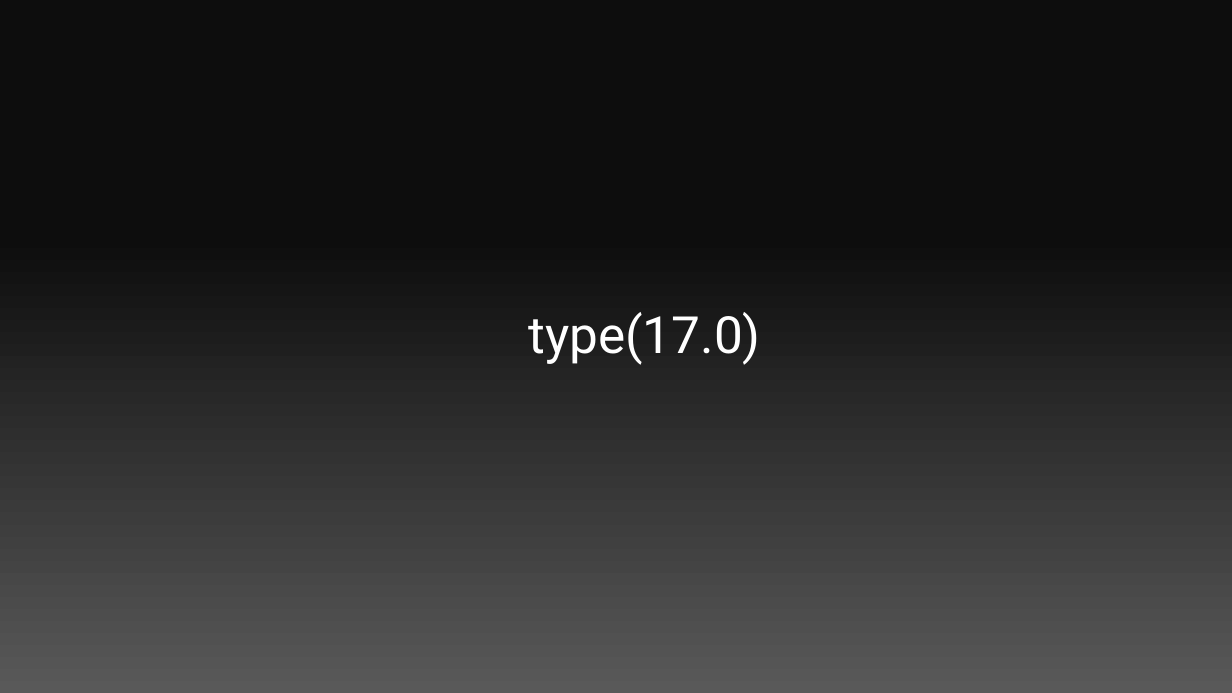
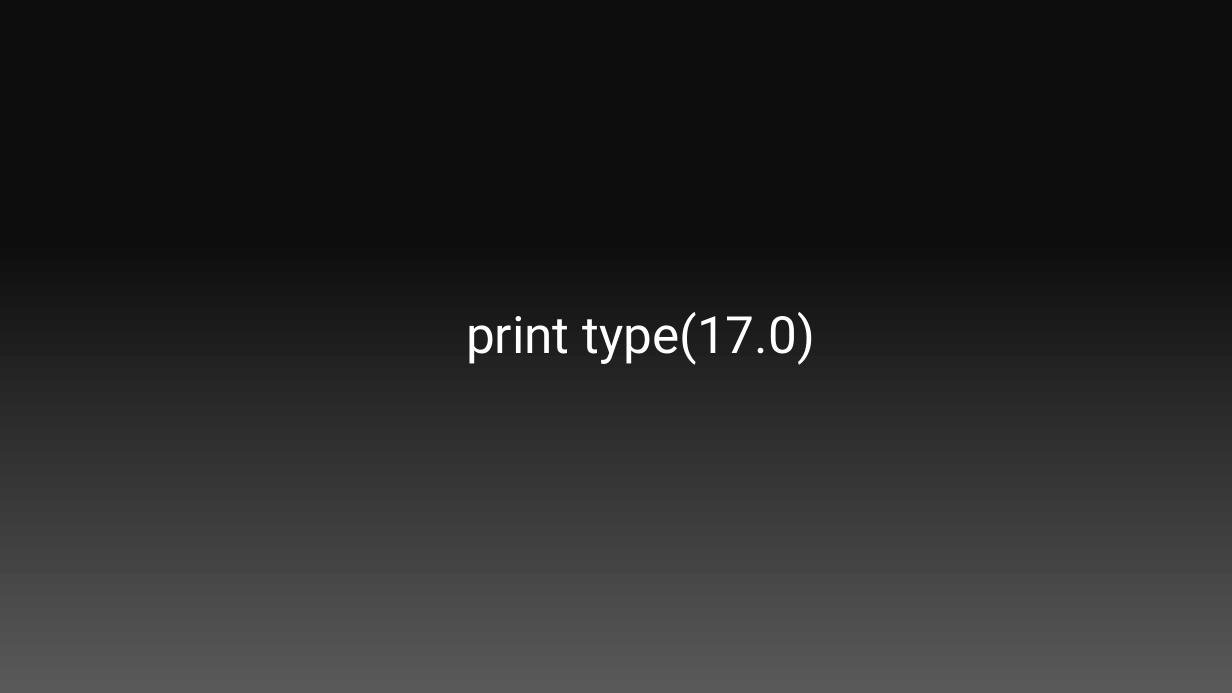
Before and after one commit to Pobbylee/fastcampus_python, a slide deck: slide 41 of 1s/1s.pptx (slide 42 before the commit). Drawn at 1232x693 pixels with LibreOffice and Linux fonts; fonts in the diff are those of the drawing. Boxes give left, top, right and bottom in pixels: in the first picture for what was removed or moved away, otherwise in the second. Text is boxed around its words. In the diff, an @@ line names an element or a change of style, - is before the commit and + after.

```diff
--- a/1s/1s.pptx
+++ b/1s/1s.pptx
@@ text at [466, 312, 814, 365]: text changed @@
-type(17.0)
+print type(17.0)
```
Also in this commit, not shown: 3 other slides changed, 1 slide added, 9 slides removed.
